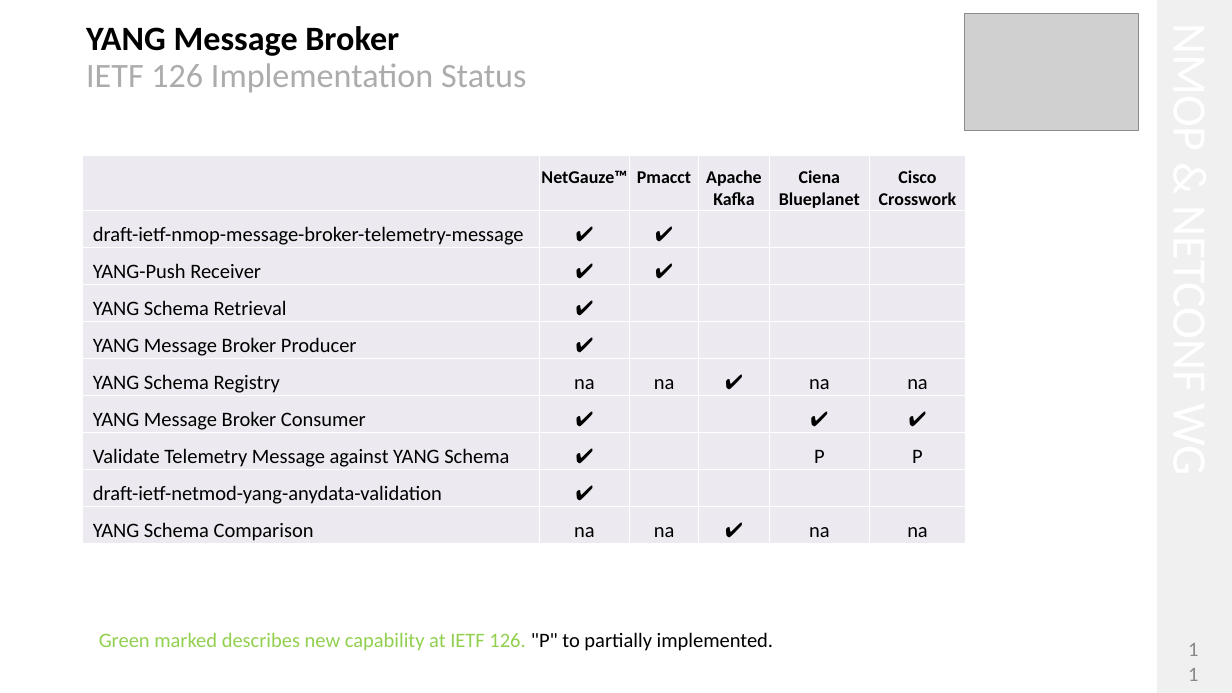
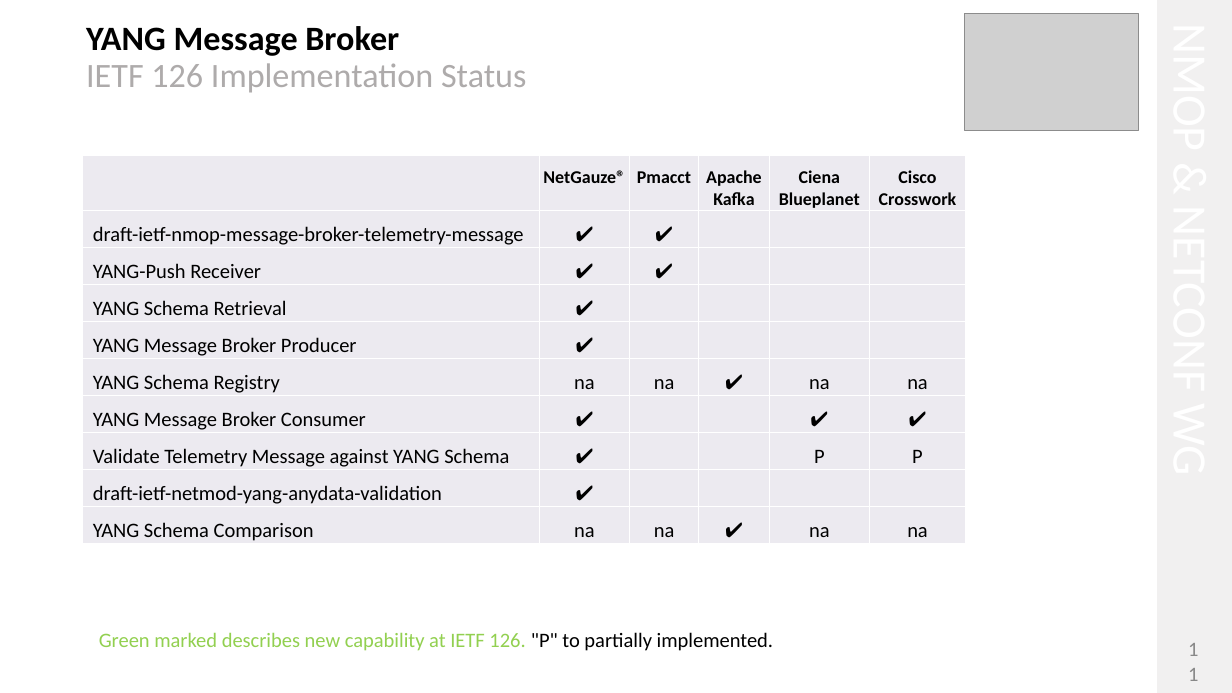
Before and after one commit to network-analytics/ietf-network-analytics-document-status, a slide deck: slide 11 of 126/Hackathon/ietf-126-hackathon-validate-e2e-yp-message-broker.pptx. Drawn at 1232x693 pixels with LibreOffice and Linux fonts; fonts in the diff are those of the drawing; grey boxes stand for pictures. Boxes give left, top, right and bottom in pixels: in the first picture for what was removed or moved away, otherwise in the second. Text is boxed around its words. In the diff, an @@ line names an element or a change of style, - is before the commit and + after.

```diff
--- a/126/Hackathon/ietf-126-hackathon-validate-e2e-yp-message-broker.pptx
+++ b/126/Hackathon/ietf-126-hackathon-validate-e2e-yp-message-broker.pptx
@@ table at bbox=[82, 155, 967, 545] @@
-row 1, column 2: NetGauze™
+row 1, column 2: NetGauze®
```
Also in this commit, not shown: 1 other slide changed, 1 other file.
